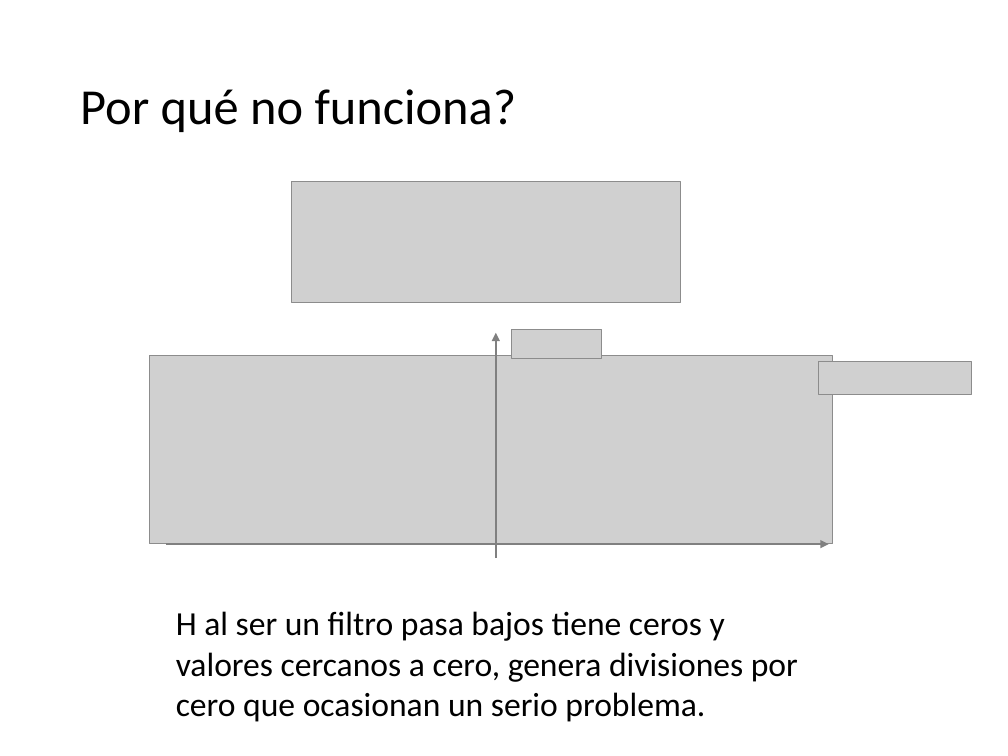
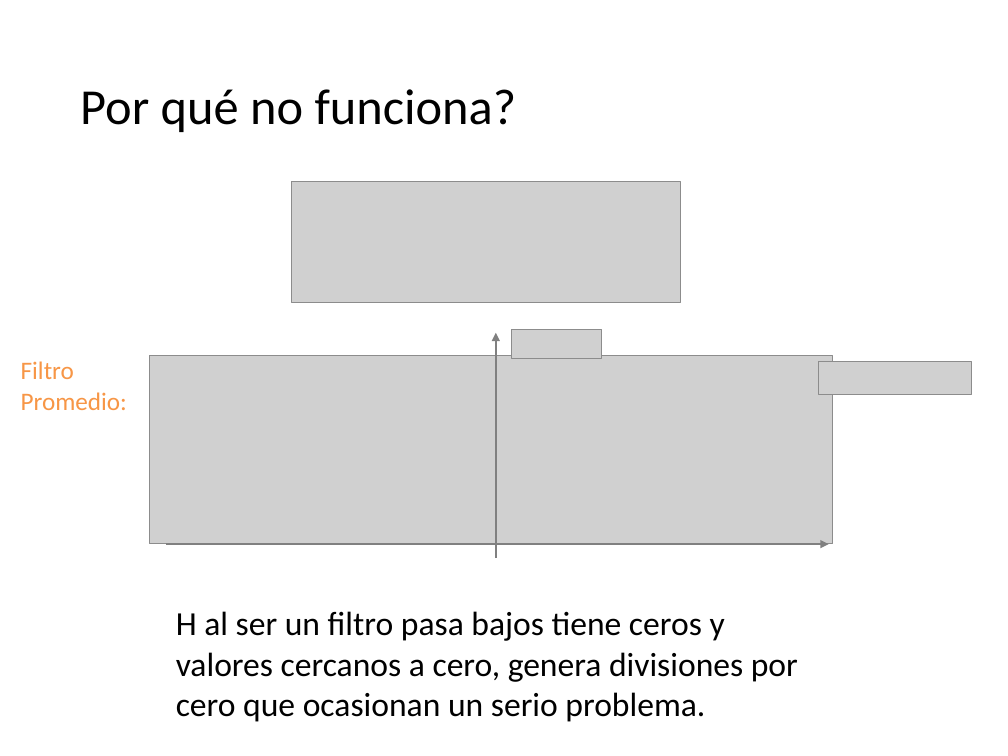
Before and after one commit to domingomery/imagenes, a slide deck: slide 4 of clases/Cap06_Restauracion/presentations/IMG06_Deconvolution.pptx. Drawn at 1008x756 pixels with LibreOffice and Linux fonts; fonts in the diff are those of the drawing; grey boxes stand for pictures; background and template pictures are left out. Boxes give left, top, right and bottom in pixels: in the first picture for what was removed or moved away, otherwise in the second. Text is boxed around its words. In the diff, an @@ line names an element or a change of style, - is before the commit and + after.

```diff
--- a/clases/Cap06_Restauracion/presentations/IMG06_Deconvolution.pptx
+++ b/clases/Cap06_Restauracion/presentations/IMG06_Deconvolution.pptx
@@ text added at (x1=21, y1=361, x2=127, y2=410), 18 pt, text #F79646 @@
+Filtro
+Promedio:
```
Also in this commit, not shown: 9 other slides changed, 3 other files.
